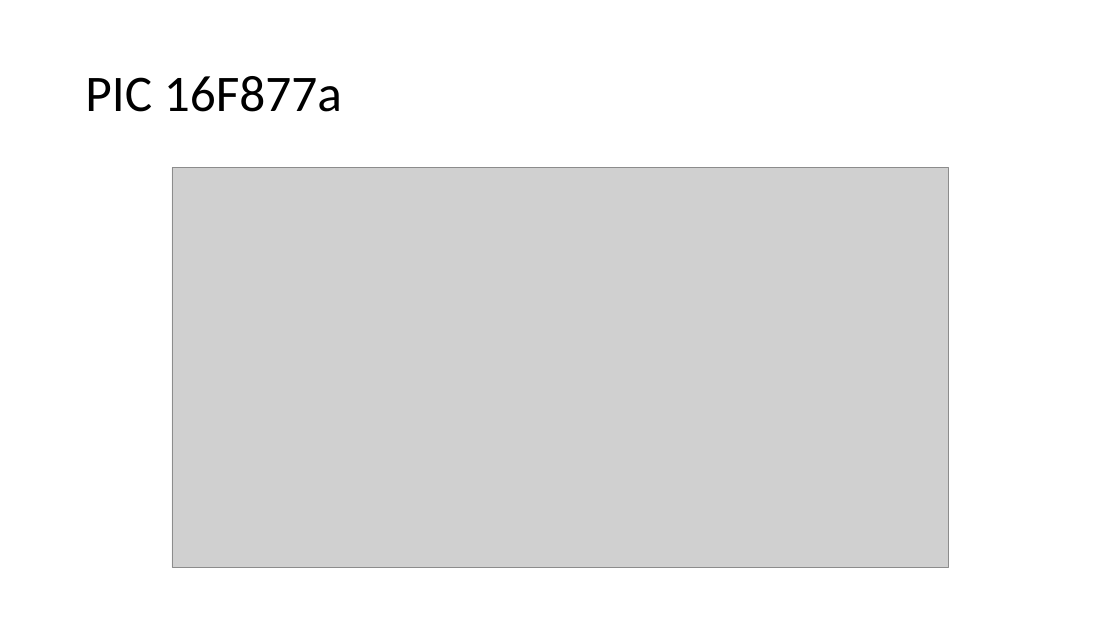
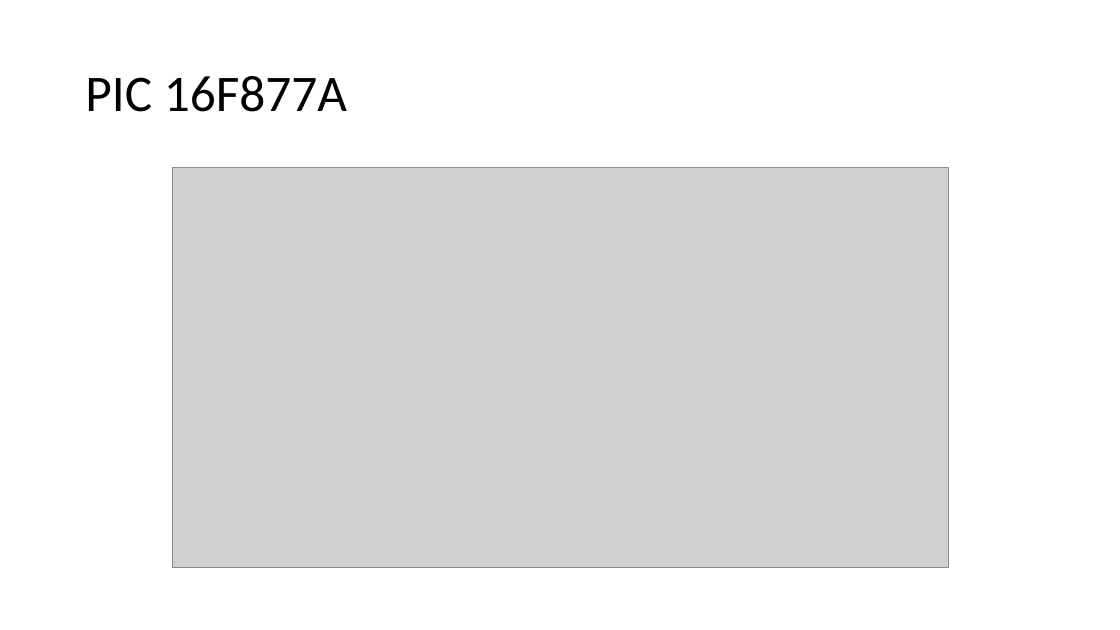
Before and after one commit to mee427/mee427.github.io, a slide deck: slide 2 of Microcontoller.pptx. Drawn at 1120x630 pixels with LibreOffice and Linux fonts; fonts in the diff are those of the drawing; grey boxes stand for pictures. Boxes give left, top, right and bottom in pixels: in the first picture for what was removed or moved away, otherwise in the second. Text is boxed around its words. In the diff, an @@ line names an element or a change of style, - is before the commit and + after.

```diff
--- a/Microcontoller.pptx
+++ b/Microcontoller.pptx
@@ title at box(85, 76, 347, 112): text changed @@
-PIC 16F877a
+PIC 16F877A
```
Also in this commit, not shown: 2 other slides changed, 7 slides added, 1 slide removed.
